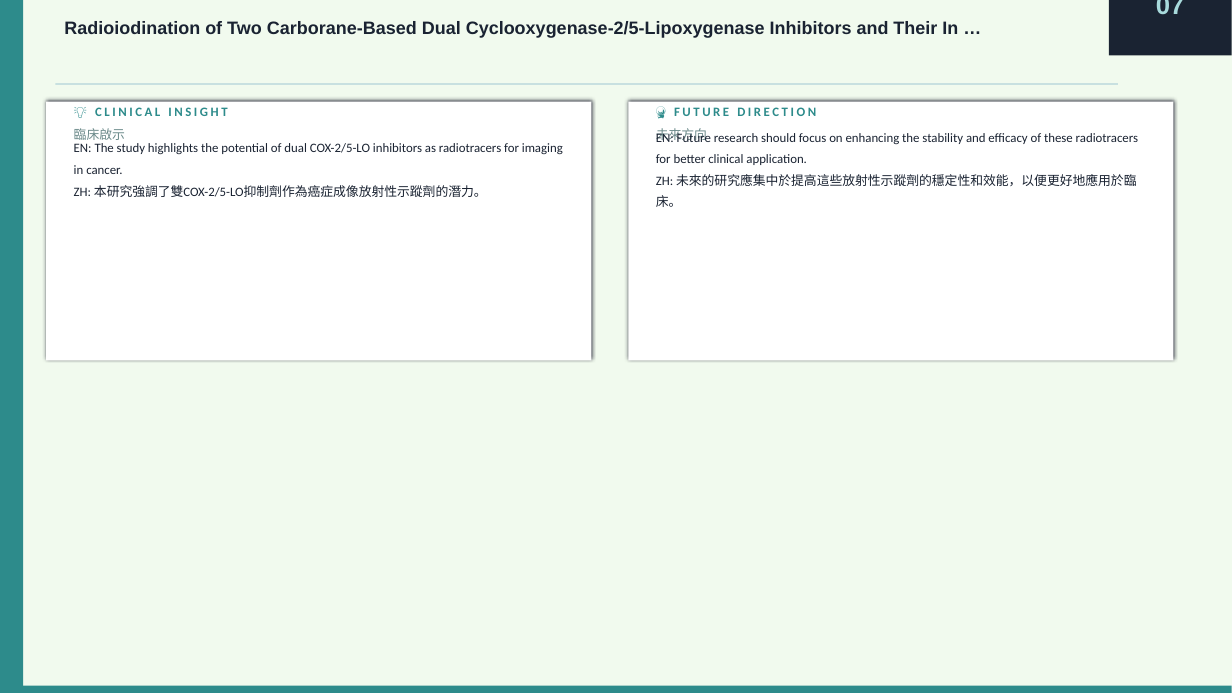
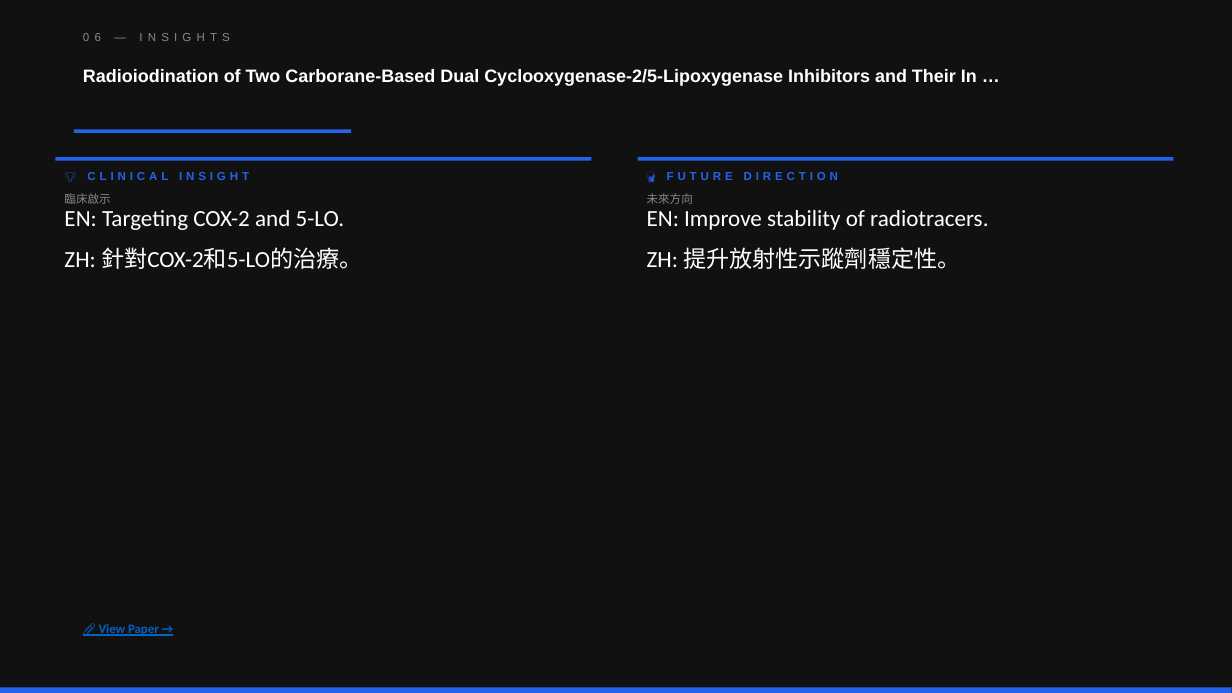
Before and after one commit to jejenhu-maker/colorectal-weekly-digest, a slide deck: slide 14 of docs/latest-digest.pptx (slide 16 before the commit). Drawn at 1232x693 pixels with LibreOffice and Linux fonts; fonts in the diff are those of the drawing. Boxes give left, top, right and bottom in pixels: in the first picture for what was removed or moved away, otherwise in the second. Text is boxed around its words. In the diff, an @@ line names an element or a change of style, - is before the commit and + after.

```diff
--- a/docs/latest-digest.pptx
+++ b/docs/latest-digest.pptx
@@ background #F1FAEE to #111111 @@
@@ rectangle removed at box(0, 0, 23, 693) @@
@@ rectangle removed at box(1109, 0, 1232, 55) @@
@@ text removed at box(1156, 0, 1185, 14) @@
-07
@@ text added at box(74, 37, 628, 37), 9 pt, text #888888 @@
+06 — INSIGHTS
@@ rectangle removed at box(55, 83, 1118, 85) @@
@@ text "Radioiodination of Two Carborane-Based Dual ...": place and size @@
-text "Radioiodination of Two Carborane-Based Dual ..." at box(64, 21, 958, 38)
+text "Radioiodination of Two Carborane-Based Dual ..." at box(83, 69, 977, 86)
@@ text "Radioiodination of Two Carborane-Based Dual ..." at box(83, 69, 977, 86): text colour #1A2332 to #FFFFFF; line spacing 1 to 1.1 @@
@@ rectangle removed at box(46, 102, 592, 360) @@
@@ rectangle removed at box(628, 102, 1174, 360) @@
@@ rectangle added at box(74, 129, 351, 133), fill #2563EB @@
@@ text "💡 CLINICAL INSIGHT": place and size @@
-text "💡 CLINICAL INSIGHT" at box(95, 107, 227, 116)
+text "💡 CLINICAL INSIGHT" at box(87, 172, 249, 180)
@@ text "💡 CLINICAL INSIGHT" at box(87, 172, 249, 180): size 10 to 9 pt, font Calibri to Arial, text colour #2D8B8B to #2563EB, letter spacing 2 to 3 pt @@
@@ rectangle added at box(55, 157, 592, 161), fill #2563EB @@
@@ text "🔮 FUTURE DIRECTION" at box(667, 172, 838, 180): size 10 to 9 pt, font Calibri to Arial, text colour #2D8B8B to #2563EB, letter spacing 2 to 3 pt @@
@@ text "🔮 FUTURE DIRECTION": place and size @@
-text "🔮 FUTURE DIRECTION" at box(674, 107, 816, 116)
+text "🔮 FUTURE DIRECTION" at box(667, 172, 838, 180)
@@ rectangle added at box(638, 157, 1174, 161), fill #2563EB @@
@@ text "臨床啟示": place and size @@
-text "臨床啟示" at box(74, 128, 125, 140)
+text "臨床啟示" at box(64, 193, 110, 204)
@@ text "臨床啟示" at box(64, 193, 110, 204): size 10 to 9 pt, text colour #6B8A8A to #888888 @@
@@ text "未來方向" at box(647, 193, 693, 204): size 10 to 9 pt, text colour #6B8A8A to #888888 @@
@@ text "未來方向": place and size @@
-text "未來方向" at box(656, 128, 707, 142)
+text "未來方向" at box(647, 193, 693, 204)
@@ text at box(64, 210, 345, 230): text changed; size 10 to 18 pt; text colour #1A2332 to #FFFFFF @@
-EN: The study highlights the potential of dual COX-2/5-LO inhibitors as radiotracers for imaging in cancer.
-ZH: 本研究強調了雙COX-2/5-LO抑制劑作為癌症成像放射性示蹤劑的潛力。
+EN: Targeting COX-2 and 5-LO.
+ZH: 針對COX-2和5-LO的治療。
@@ text at box(647, 247, 960, 269): text changed; size 10 to 18 pt; text colour #1A2332 to #FFFFFF @@
-EN: Future research should focus on enhancing the stability and efficacy of these radiotracers for better clinical application.
-ZH: 未來的研究應集中於提高這些放射性示蹤劑的穩定性和效能，以便更好地應用於臨床。
+EN: Improve stability of radiotracers.
+ZH: 提升放射性示蹤劑穩定性。
@@ text added at box(99, 624, 159, 636), 10 pt, text #0563C1, bold, underline @@
+📎 View Paper →
@@ rectangle at box(0, 688, 1232, 693): fill #2D8B8B to #2563EB @@
```
Also in this commit, not shown: 7 other slides changed, 16 slides added, 16 slides removed, 7 other files.
